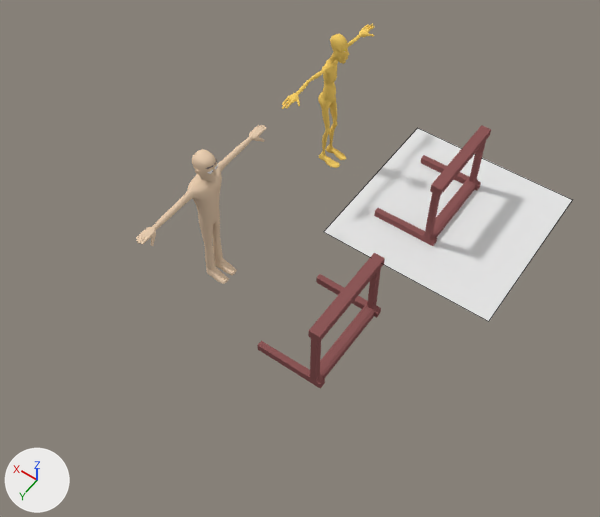
The Blender file bac2_base.blend, before and after one commit.
Camera for both pictures: a camera (50 mm lens) standing at (-7.9, 21.4, 25.3) and looking at (3.0, 6.1, 1.3). Arrows for +X, +Y and +Z are at lower left; the lights stay in place. Mesh edges are drawn as thin lines on the coarser meshes.
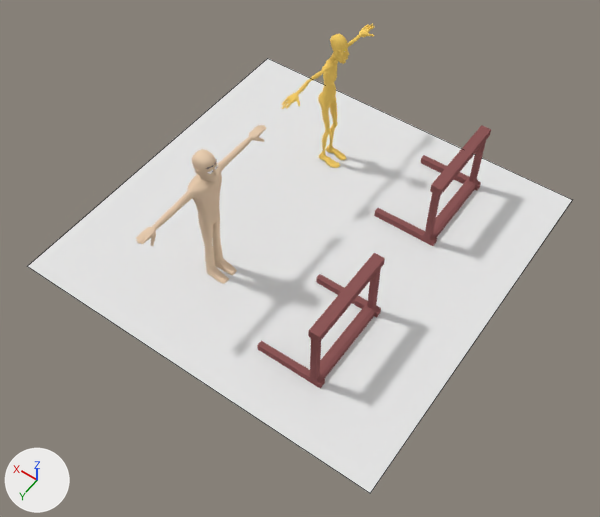
Location of each change, [x1, y1, x2, y2] in pixels of the pictures (600 x 517 px):
'Plane', reshaped (119% wider, 125% taller): before [324, 128, 572, 321]; after [27, 58, 572, 493]

Edits to the bpy script that builds the scene:
```text
Change me_plane:
    where me_plane.from_pydata(...)  # 4 vertices, 1 face; spans x -1.0..1.0, y -1.0..1.0, z 0.0
    used by ob_plane; location = (0.0, 0.0, 0.0); scale = (3.66, 3.66, 3.66)
    me_plane part 1
    me_plane.vertices[0].co: (1.0, 1.0, 0.0) -> (3.26, 3.19, 0.0)  # pixel (323, 231) -> pixel (27, 266)
    me_plane.vertices[1].co: (1.0, -1.0, 0.0) -> (3.26, -1.0, 0.0)  # pixel (417, 127) -> pixel (267, 58)
    me_plane.vertices[3].co: (-1.0, 1.0, 0.0) -> (-1.0, 3.19, 0.0)  # pixel (488, 321) -> pixel (370, 493)
```
